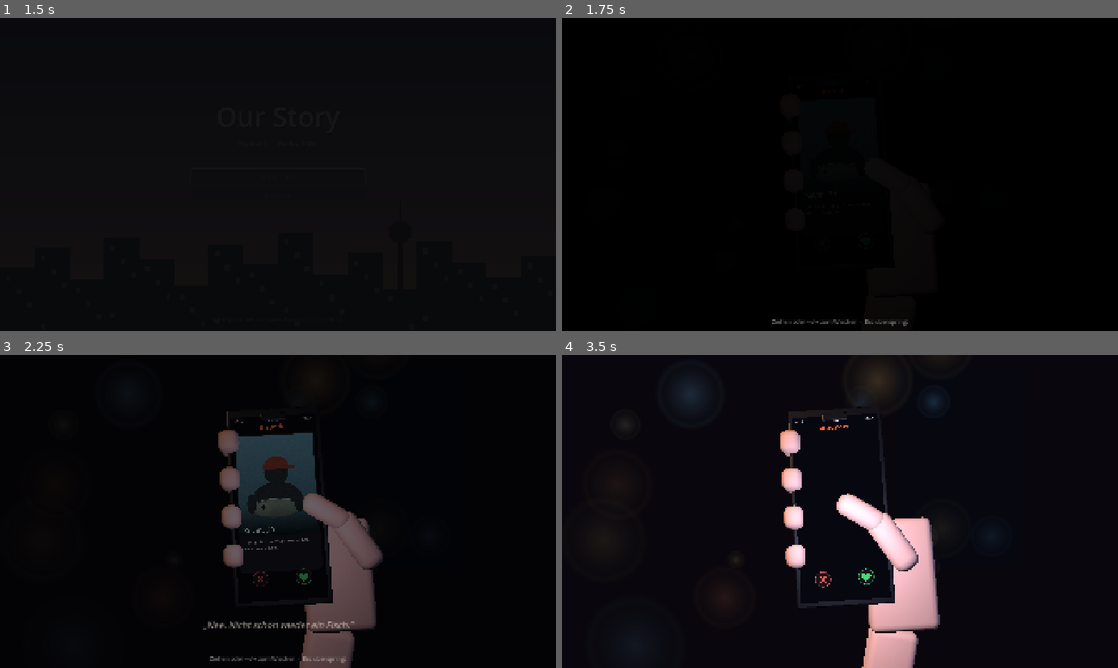
Above: before the commit, frames 1-4 (two rows, left to right).
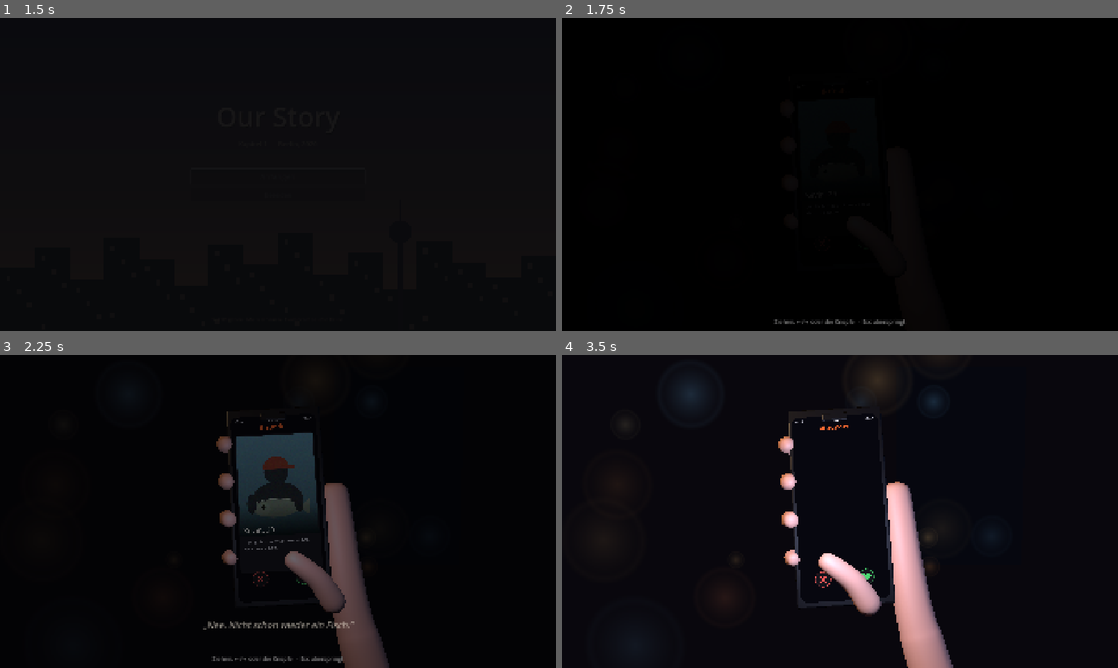
Above: after the commit, the same moments.

Repository: oliverschmied02-ai/random
Game: Godot game, scene res://ui/title_screen.tscn
Two runs of this game, one before a commit and one after it. Both use one fixed random seed, a clock stepped at 60 frames per second and the inputs below.
Inputs (mouse positions are in pixels of both pictures, inside the frame that each line leads up to):
- Up to frame 1 (1.5 s): tap Enter (ui_accept) at 0.5, 0.77 s; move the mouse to (400, 158) at 0.52 s; hold D (move_right) 0.53-1.25 s; tap Space at 0.6 s; click (400, 158) at 0.67 s; drag from (166, 190) to (250, 237) at 1.27 s
- Up to frame 2 (1.75 s): no input
- Up to frame 3 (2.25 s): move the mouse to (333, 442) at 2.02 s; hold D (move_right) from 2.03 s (still down); tap Down (look_down) at 2.1 s; click (333, 442) at 2.17 s
- Up to frame 4 (3.5 s): tap Space at 2.3 s; release D (move_right) at 2.75 s; drag from (812, 574) to (673, 464) at 2.77 s

Frame 1 is identical in both runs. In frame 2, 0.2% of the frame differs, in the area x 37-63%, y 96-99%; in frame 3, 5.2%; in frame 4, 6.9%, in the area x 38-71%, y 20-100%.

Commit message:
Intro-Politur: organische Hand, klickbare Knöpfe, runde Display-Ecken
Die Hand entsteht jetzt aus Skin-Modifier-Ketten mit Subdivision und in
Cycles gebackener Selbst-AO — jeder Finger als eigene, astfreie Kette
(an Astpunkten erzeugt der Skin-Modifier verschränkte Flächen, die als
Risse auf der Haut lagen; fremde Körper müssen beim Backen versteckt
sein, sonst malen Durchdringungen schwarze Flecken). ✕ und Herz auf dem
Display sind klickbar: der Mausklick wird als Strahl auf die
Bildschirmebene zurückgerechnet, der Knopf pulst und wischt die Karte;
der Prüflauf deckt Knöpfe und Klick-Geometrie mit ab. Dazu abgerundete
Display-Ecken per Spatial-Shader. Builds (macOS, Web) neu.

Co-Authored-By: Claude Opus 5 <noreply@anthropic.com>
Claude-Session: https://claude.ai/code/session_01EWJp9CAKrTxjgZZDZyHhik

Diff:
--- a/chapters/intro/tinder_intro.gd
+++ b/chapters/intro/tinder_intro.gd
@@ -49,6 +49,9 @@
 var _stempel_ja: Label
 var _match_schicht: Control
 var _hand: Node3D
+var _schirm_flaeche: MeshInstance3D
+var _knopf_x: Control
+var _knopf_herz: Control
 var _daumen: Node3D
 var _daumen_ruhe: Vector3
 var _schirmlicht: OmniLight3D
@@ -93,11 +96,13 @@
 	kamera.look_at(Vector3(0.0, -0.004, 0.0))
 	kamera.make_current()
 
-	# Warmes Zimmerlicht von oben links, kühler Rest von rechts.
+	# Warmes Zimmerlicht von oben links — mit Schatten, der erdet die Finger.
 	var lampe := OmniLight3D.new()
 	lampe.light_color = Color(1.0, 0.82, 0.6)
 	lampe.light_energy = 0.5
 	lampe.omni_range = 1.2
+	# Kein Echtzeit-Schatten: die grobe Shadow-Map zeichnet harte Kanten
+	# („Risse") auf Arm und Knöchel — die gebackene AO der Hand erdet schon.
 	add_child(lampe)
 	lampe.position = Vector3(-0.28, 0.3, 0.22)
 	var rest := OmniLight3D.new()
@@ -185,13 +190,28 @@
 	add_child(_schirm)
 
 	# Die Bildfläche des Modells bekommt die Viewport-Textur — unbeleuchtet,
-	# damit sie unabhängig vom Zimmerlicht lesbar bleibt.
-	var flaeche := _hand.find_child("bildschirm", true, false) as MeshInstance3D
-	var stoff := StandardMaterial3D.new()
-	stoff.shading_mode = BaseMaterial3D.SHADING_MODE_UNSHADED
-	stoff.albedo_texture = _schirm.get_texture()
-	if flaeche != null:
-		flaeche.set_surface_override_material(0, stoff)
+	# damit sie unabhängig vom Zimmerlicht lesbar bleibt, und mit
+	# abgerundeten Ecken wie ein echtes Display.
+	_schirm_flaeche = _hand.find_child("bildschirm", true, false) as MeshInstance3D
+	var schatten := Shader.new()
+	schatten.code = """
+shader_type spatial;
+render_mode unshaded;
+uniform sampler2D bild : source_color;
+void fragment() {
+	vec2 mass = vec2(540.0, 1170.0);
+	vec2 p = UV * mass;
+	vec2 ecke = vec2(46.0);
+	vec2 q = min(p, mass - p);
+	if (q.x < ecke.x && q.y < ecke.y && length(q - ecke) > ecke.x) { discard; }
+	ALBEDO = texture(bild, UV).rgb;
+}
+"""
+	var stoff := ShaderMaterial.new()
+	stoff.shader = schatten
+	stoff.set_shader_parameter("bild", _schirm.get_texture())
+	if _schirm_flaeche != null:
+		_schirm_flaeche.set_surface_override_material(0, stoff)
 
 
 # --- Die App auf dem Bildschirm ----------------------------------------------
@@ -289,9 +309,12 @@
 	_stempel_ja.position = Vector2(30, 44)
 	innen.add_child(_stempel_ja)
 
-	# Knopfreihe unter der Karte — reine Deko, gewischt wird mit der Hand.
-	grund.add_child(_rundknopf(Vector2(140, 1035), Color(0.95, 0.35, 0.35), false))
-	grund.add_child(_rundknopf(Vector2(400, 1035), Color(0.3, 0.85, 0.45), true))
+	# Knopfreihe unter der Karte — klickbar: der Tipp wird über die
+	# Bildschirmebene zurückgerechnet (_tippen).
+	_knopf_x = _rundknopf(Vector2(140, 1035), Color(0.95, 0.35, 0.35), false)
+	grund.add_child(_knopf_x)
+	_knopf_herz = _rundknopf(Vector2(400, 1035), Color(0.3, 0.85, 0.45), true)
+	grund.add_child(_knopf_herz)
 
 	_match_bauen(grund)
 
@@ -514,7 +537,7 @@
 	schicht.add_child(_gedanken_feld)
 
 	_hinweis = Label.new()
-	_hinweis.text = "Ziehen oder ←/→ zum Wischen  ·  Esc überspringt"
+	_hinweis.text = "Ziehen, ←/→ oder die Knöpfe  ·  Esc überspringt"
 	_hinweis.add_theme_font_size_override("font_size", 20)
 	_hinweis.add_theme_color_override("font_color", Color(1, 1, 1, 0.45))
 	_hinweis.anchor_left = 0.5
@@ -675,7 +698,7 @@
 		return
 	_zustand = Zustand.WISCHEN
 	_gedanke_loeschen()
-	_hinweis.text = "Tipp aufs Foto: nächstes Bild  ·  nach rechts: gefällt mir"
+	_hinweis.text = "Tipp aufs Foto: nächstes Bild  ·  Herz-Knopf: gefällt mir"
 	_hinweis.visible = true
 
 
@@ -755,7 +778,7 @@
 				if _zustand == Zustand.WISCHEN and _karte_gesperrt == false:
 					_zug_zuruecksetzen()
 			elif absf(_zug) < 8.0:
-				naechstes_foto()
+				_tippen(ereignis.position)
 				_zug_zuruecksetzen()
 			else:
 				_zug_zuruecksetzen()
@@ -764,6 +787,62 @@
 	if ereignis is InputEventMouseMotion and _zieht and not _karte_gesperrt:
 		_zug += ereignis.relative.x * 0.55
 		_zug = clampf(_zug, -420.0, 420.0)
+
+
+## Rechnet einen Fensterpunkt auf die Bildschirmebene des Handys zurück:
+## Kamerastrahl, Ebenenschnitt, lokale Quad-Koordinaten → Viewport-Pixel.
+## Liegt der Punkt nicht auf dem Display, kommt (-1, -1) zurück.
+func _schirm_punkt(fenster: Vector2) -> Vector2:
+	if _schirm_flaeche == null:
+		return Vector2(-1, -1)
+	var kamera := get_viewport().get_camera_3d()
+	if kamera == null:
+		return Vector2(-1, -1)
+	var von := kamera.project_ray_origin(fenster)
+	var richtung := kamera.project_ray_normal(fenster)
+	var lage := _schirm_flaeche.global_transform
+	var normale := lage.basis.z.normalized()
+	var nenner := normale.dot(richtung)
+	if absf(nenner) < 0.0001:
+		return Vector2(-1, -1)
+	var t := (normale.dot(lage.origin) - normale.dot(von)) / nenner
+	if t < 0.0:
+		return Vector2(-1, -1)
+	var lokal := lage.affine_inverse() * (von + richtung * t)
+	# Die Bildfläche ist 0,066 × 0,140 m groß, Mitte im Ursprung.
+	var u := (lokal.x + 0.033) / 0.066
+	var v := (0.070 - lokal.y) / 0.140
+	if u < 0.0 or u > 1.0 or v < 0.0 or v > 1.0:
+		return Vector2(-1, -1)
+	return Vector2(u * SCHIRM_BREITE, v * SCHIRM_HOEHE)
+
+
+func _tippen(fenster: Vector2) -> void:
+	var punkt := _schirm_punkt(fenster)
+	if punkt.x < 0.0:
+		return
+	tippe_auf_schirm(punkt)
+
+
+## Tipp in Viewport-Koordinaten der App (auch vom Prüflauf aufrufbar):
+## ✕ lehnt ab, das Herz liket, ein Tipp aufs Foto blättert.
+func tippe_auf_schirm(punkt: Vector2) -> void:
+	if _zustand != Zustand.WISCHEN:
+		return
+	if punkt.distance_to(Vector2(140, 1035)) < 62.0:
+		_knopf_druecken(_knopf_x, false)
+	elif punkt.distance_to(Vector2(400, 1035)) < 62.0:
+		_knopf_druecken(_knopf_herz, true)
+	elif punkt.y < 810.0:
+		naechstes_foto()
+
+
+func _knopf_druecken(knopf: Control, herz: bool) -> void:
+	var druck := create_tween()
+	druck.tween_property(knopf, ^"scale", Vector2(1.25, 1.25), 0.09)\
+		.set_trans(Tween.TRANS_QUAD).set_ease(Tween.EASE_OUT)
+	druck.tween_property(knopf, ^"scale", Vector2.ONE, 0.16)
+	wische(herz)
 
 
 func _zug_zuruecksetzen() -> void:
--- a/tools/headless_intro_check.gd
+++ b/tools/headless_intro_check.gd
@@ -46,12 +46,34 @@
 	_pruefe(szene.karten_index() == 0, "rechts auf Kevin federt zurück")
 	_pruefe(not szene.match_erreicht, "kein Match durch Zurückfedern")
 
-	# Die drei Scherz-Profile nach links.
-	for i in 3:
-		var flog: bool = szene.wische(false)
-		_pruefe(flog, "Karte %d fliegt nach links" % (i + 1))
-		await _ruhe()
-	_pruefe(szene.karten_index() == 3, "nach drei Wischen liegt Oliver")
+	# Der Herz-Knopf tut dasselbe wie der Rechtswisch: Kevin federt zurück.
+	szene.tippe_auf_schirm(Vector2(400, 1035))
+	await _ruhe()
+	_pruefe(szene.karten_index() == 0, "Herz-Knopf auf Kevin federt zurück")
+
+	# Der ✕-Knopf wischt nach links: Kevin fliegt, Marcel liegt.
+	szene.tippe_auf_schirm(Vector2(140, 1035))
+	await _ruhe()
+	_pruefe(szene.karten_index() == 1, "✕-Knopf wischt Kevin weg")
+
+	# Klick-Geometrie: ein Fensterpunkt über dem Herz-Knopf muss auf dessen
+	# Viewport-Koordinate zurückgerechnet werden (Strahl → Ebene → Pixel).
+	var kamera: Camera3D = root.get_viewport().get_camera_3d()
+	var lage: Transform3D = szene._schirm_flaeche.global_transform
+	var welt: Vector3 = lage * Vector3(
+		(400.0 / 540.0) * 0.066 - 0.033, 0.070 - (1035.0 / 1170.0) * 0.140, 0.0)
+	var punkt: Vector2 = szene._schirm_punkt(kamera.unproject_position(welt))
+	_pruefe(punkt.distance_to(Vector2(400, 1035)) < 3.0,
+		"Fensterklick trifft den Herz-Knopf (Abweichung %.1f px)"
+		% punkt.distance_to(Vector2(400, 1035)))
+
+	# Zurück auf Anfang für den Rest der Prüfung: Marcel liegt schon —
+	# der Stapel läuft einfach weiter, es fehlen noch zwei Linkswische.
+	szene.wische(false)
+	await _ruhe()
+	szene.wische(false)
+	await _ruhe()
+	_pruefe(szene.karten_index() == 3, "nach den Knöpfen und zwei Wischen liegt Oliver")
 
 	# Olivers Karte startet die Gedanken; Wischen ist derweil gesperrt.
 	_pruefe(szene.zustand() == szene.Zustand.GEDANKEN, "Gedanken beginnen von selbst")
@@ -62,7 +84,7 @@
 
 	# Durch die Fotos blättern: drei Stück, dann wieder das erste.
 	_pruefe(szene.foto_index() == 0, "Foto 1 liegt zuerst")
-	szene.naechstes_foto()
+	szene.tippe_auf_schirm(Vector2(270, 400))  # Tipp mitten aufs Foto
 	szene.naechstes_foto()
 	_pruefe(szene.foto_index() == 2, "zweimal Tippen zeigt Foto 3")
 	szene.naechstes_foto()
@@ -74,10 +96,10 @@
 	_pruefe(szene.karten_index() == 3, "links auf Oliver federt zurück")
 	_pruefe(not szene.match_erreicht, "noch kein Match")
 
-	# Rechts auf Oliver: Match.
-	szene.wische(true)
+	# Herz-Knopf auf Oliver: Match.
+	szene.tippe_auf_schirm(Vector2(400, 1035))
 	await _ruhe(1.2)
-	_pruefe(szene.match_erreicht, "rechts auf Oliver macht das Match")
+	_pruefe(szene.match_erreicht, "Herz-Knopf auf Oliver macht das Match")
 	_pruefe(szene.zustand() == szene.Zustand.MATCH, "Zustand steht auf MATCH")
 
 	if _fehler == 0:
Binary file changed: assets/intro/hand_handy.glb
Binary file added: assets/intro/hand_handy_daumen_farbe.png
Not shown, added: assets/intro/hand_handy_daumen_farbe.png.import
Binary file added: assets/intro/hand_handy_hand_farbe.png
Not shown, added: assets/intro/hand_handy_hand_farbe.png.import
Not shown, changed: PROJECT_STATUS.md
Not shown, changed: README.md
Not shown, changed: docs/index.html
Not shown, changed: docs/index.pck
Not shown, changed: download/OurStory-macOS.zip
Not shown, changed: tools/make_intro_props.py
